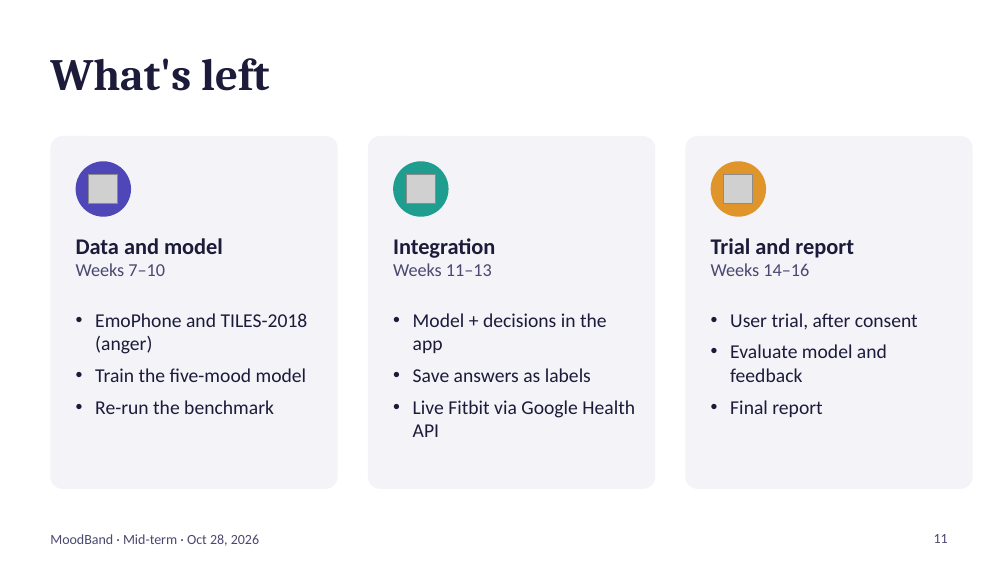
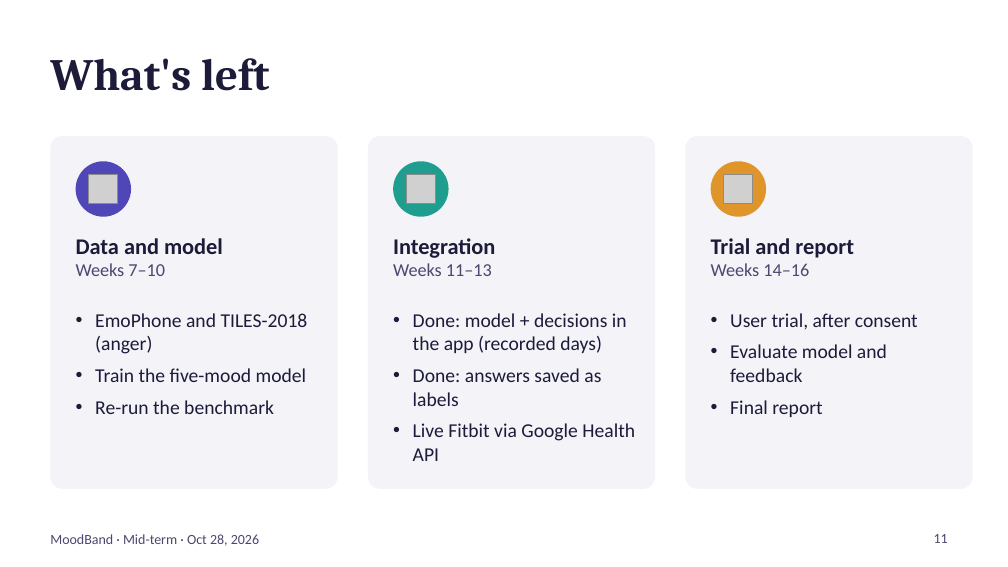
Before and after one commit to themotaguy/MoodBand, a slide deck: slide 11 of Docs/MoodBand_Midterm_Presentation.pptx. Drawn at 1008x567 pixels with LibreOffice and Linux fonts; fonts in the diff are those of the drawing; grey boxes stand for pictures. Boxes give left, top, right and bottom in pixels: in the first picture for what was removed or moved away, otherwise in the second. Text is boxed around its words. In the diff, an @@ line names an element or a change of style, - is before the commit and + after.

```diff
--- a/Docs/MoodBand_Midterm_Presentation.pptx
+++ b/Docs/MoodBand_Midterm_Presentation.pptx
@@ text at (x1=413, y1=313, x2=627, y2=406): text changed @@
-• Model + decisions in the app
-• Save answers as labels
+• Done: model + decisions in the app (recorded days)
+• Done: answers saved as labels
```
Also in this commit, not shown: 2 other files.
